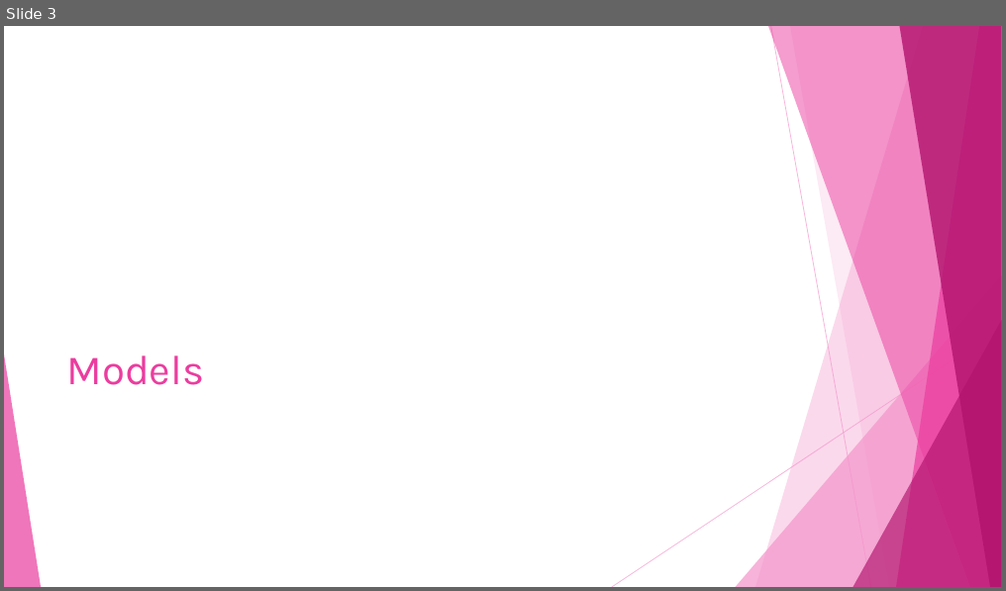
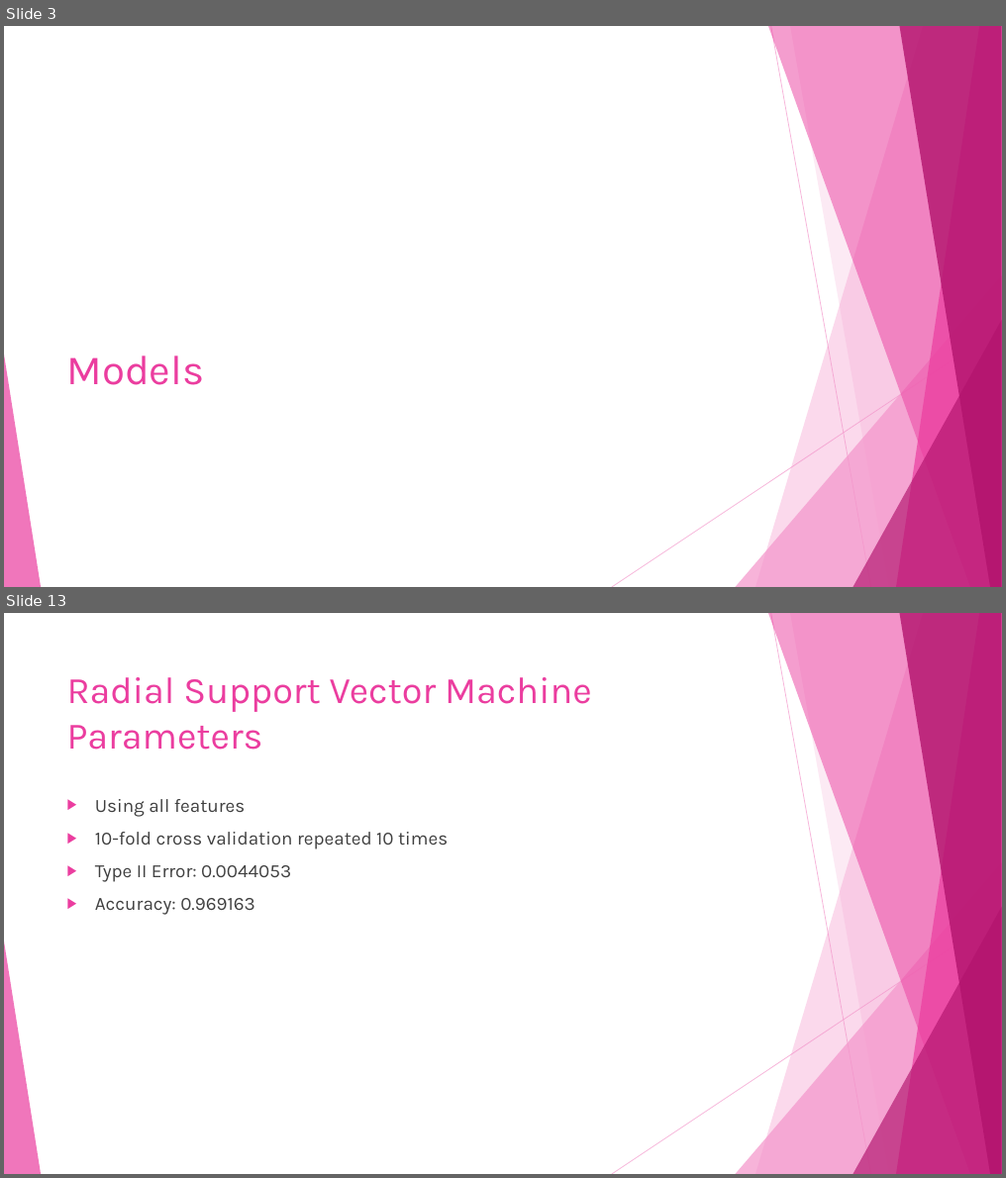
Before and after one commit to dlaposata/Breast_Cancer_Analysis, a slide deck: austins_temp_powerpoint.pptx. Shown one above the other, each under a label of ours: slide 3 before the commit, slides 3 and 13 after it; the slides between them are not shown. The pictures are 1006x591 and 1006x1178 pixels, drawn with LibreOffice and Linux fonts; fonts in the diff are those of the drawing. Boxes give left, top, right and bottom in pixels: in the first picture for what was removed or moved away, otherwise in the second. Text is boxed around its words. In the diff, an @@ line names an element or a change of style, - is before the commit and + after.

```diff
--- a/austins_temp_powerpoint.pptx
+++ b/austins_temp_powerpoint.pptx
@@ slide 13 added at (4, 613, 1002, 1174), background #FFFFFF; not listed: 10 template elements that a slide beside it also shows @@
@@ title added at (67, 677, 592, 750), 36 pt, text #EB3D9F @@
+Radial Support Vector Machine Parameters
@@ text added at (95, 799, 448, 915), 18 pt, text #404040 @@
+▶ Using all features
+▶ 10-fold cross validation repeated 10 times
+▶ Type II Error: 0.0044053
+▶ Accuracy: 0.969163
```
Also in this commit, not shown: 3 slides changed, 8 other slides added, 2 slides removed, 1 other file.
